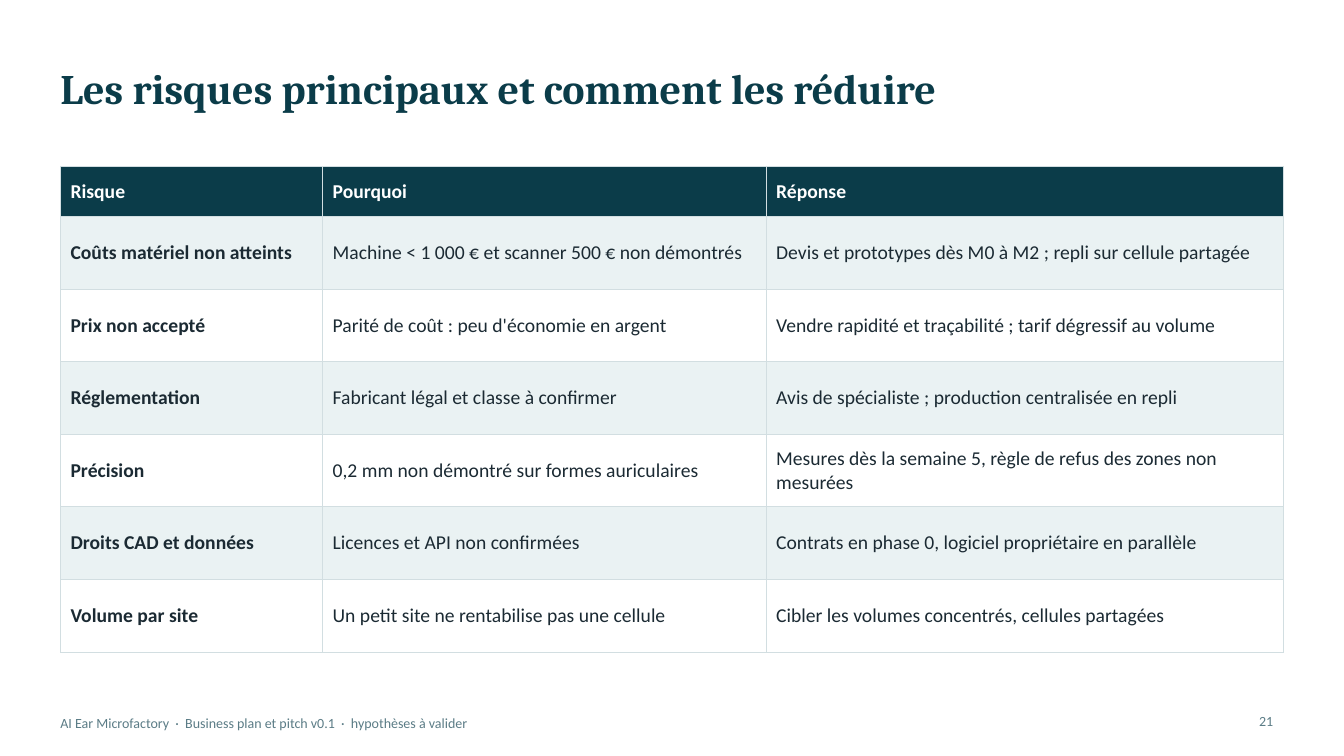
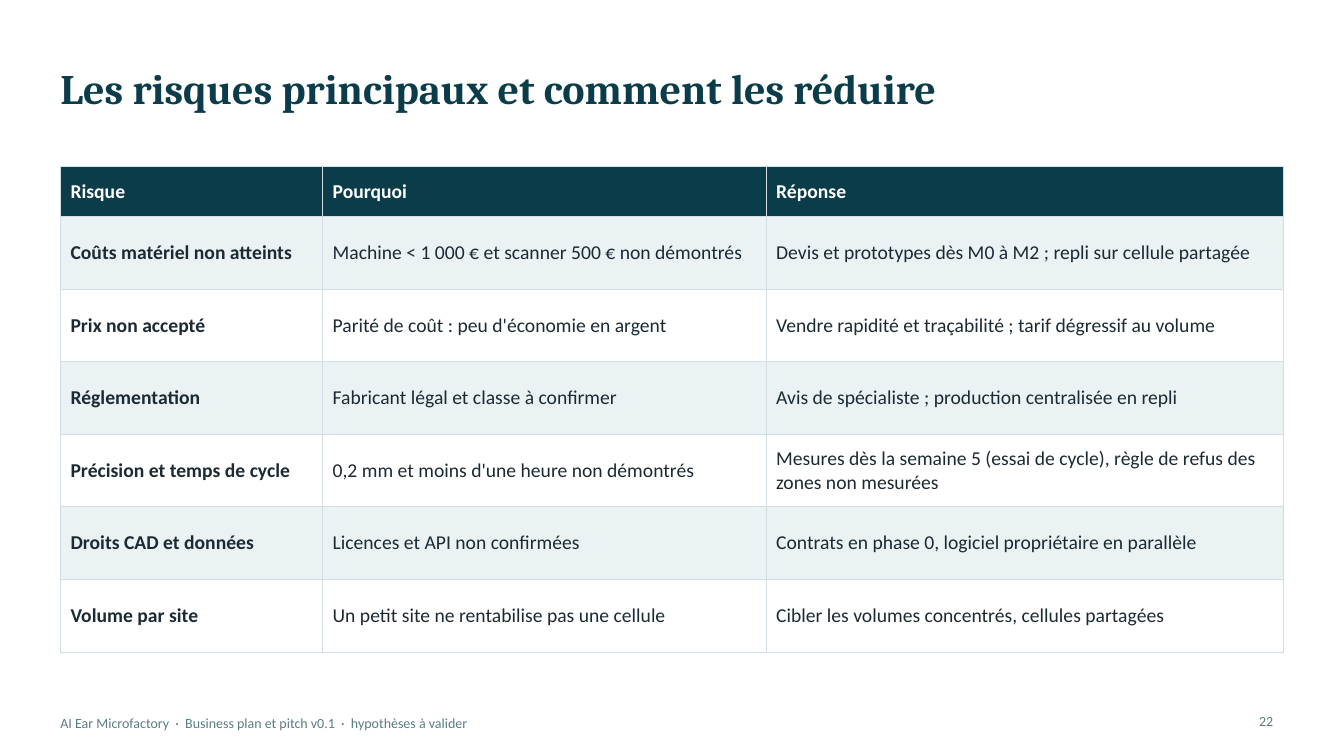
Before and after one commit to kreuille/Symphony_reborn, a slide deck: slide 22 of business/AI_Ear_Microfactory_Pitch_FR.pptx (slide 21 before the commit). Drawn at 1344x756 pixels with LibreOffice and Linux fonts; fonts in the diff are those of the drawing. Boxes give left, top, right and bottom in pixels: in the first picture for what was removed or moved away, otherwise in the second. Text is boxed around its words. In the diff, an @@ line names an element or a change of style, - is before the commit and + after.

```diff
--- a/business/AI_Ear_Microfactory_Pitch_FR.pptx
+++ b/business/AI_Ear_Microfactory_Pitch_FR.pptx
@@ table at (60,166,1284,630) @@
-row 5: Précision | 0,2 mm non démontré sur formes auriculaires | Mesures dès la semaine 5, règle de refus des zones non mesurées
+row 5: Précision et temps de cycle | 0,2 mm et moins d'une heure non démontrés | Mesures dès la semaine 5 (essai de cycle), règle de refus des zones non mesurées
@@ page number at (1259,717,1273,726): text changed @@
-21
+22
```
Also in this commit, not shown: 9 other slides changed, 1 slide added, 5 other files.
